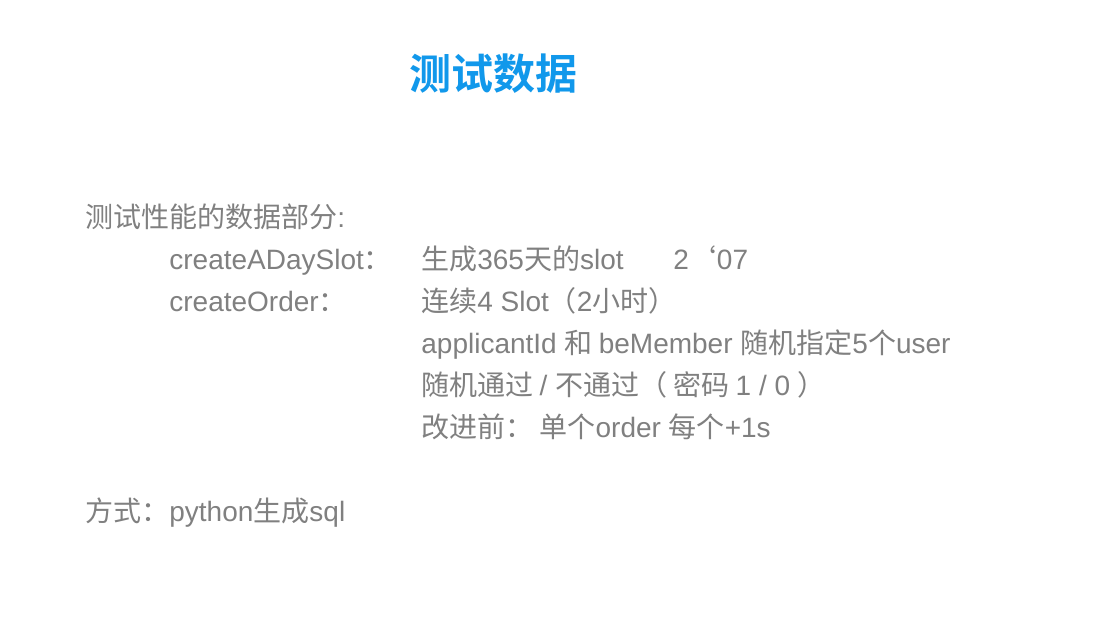
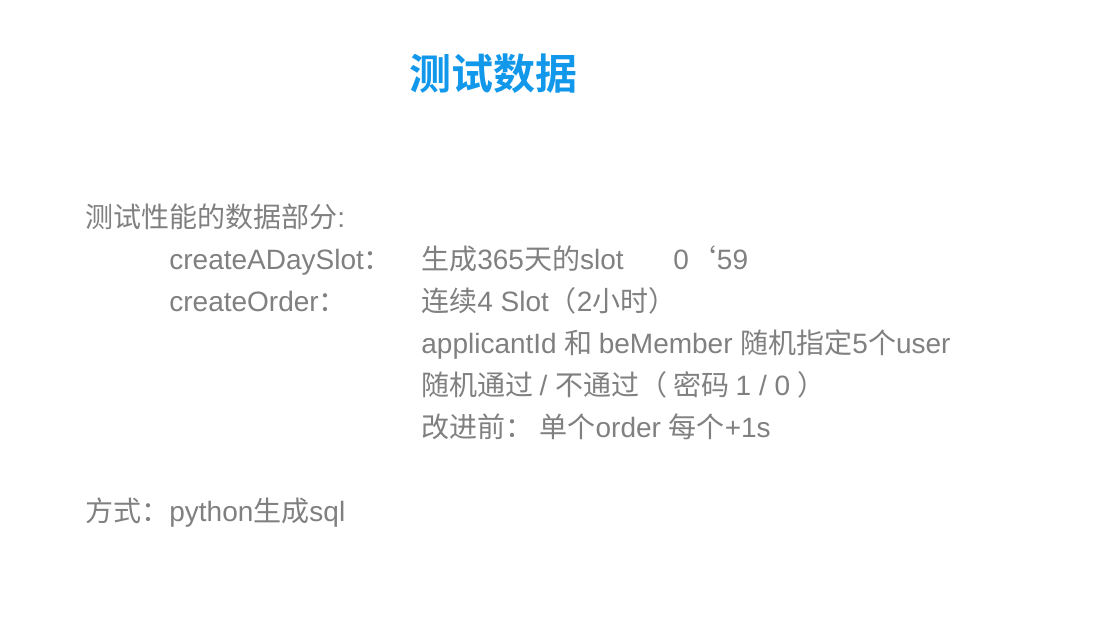
Before and after one commit to GhostatSpirit/StudyRoomSQL, a slide deck: slide 3 of Personal/Ye/图书馆自习室预定系统ver2.pptx. Drawn at 1120x630 pixels with LibreOffice and Linux fonts; fonts in the diff are those of the drawing; background and template pictures are left out. Boxes give left, top, right and bottom in pixels: in the first picture for what was removed or moved away, otherwise in the second. Text is boxed around its words. In the diff, an @@ line names an element or a change of style, - is before the commit and + after.

```diff
--- a/Personal/Ye/图书馆自习室预定系统ver2.pptx
+++ b/Personal/Ye/图书馆自习室预定系统ver2.pptx
@@ text at box(169, 245, 748, 274): text changed @@
-createADaySlot： 生成365天的slot 2‘07
+createADaySlot： 生成365天的slot 0‘59
```
Also in this commit, not shown: 1 other slide changed.
